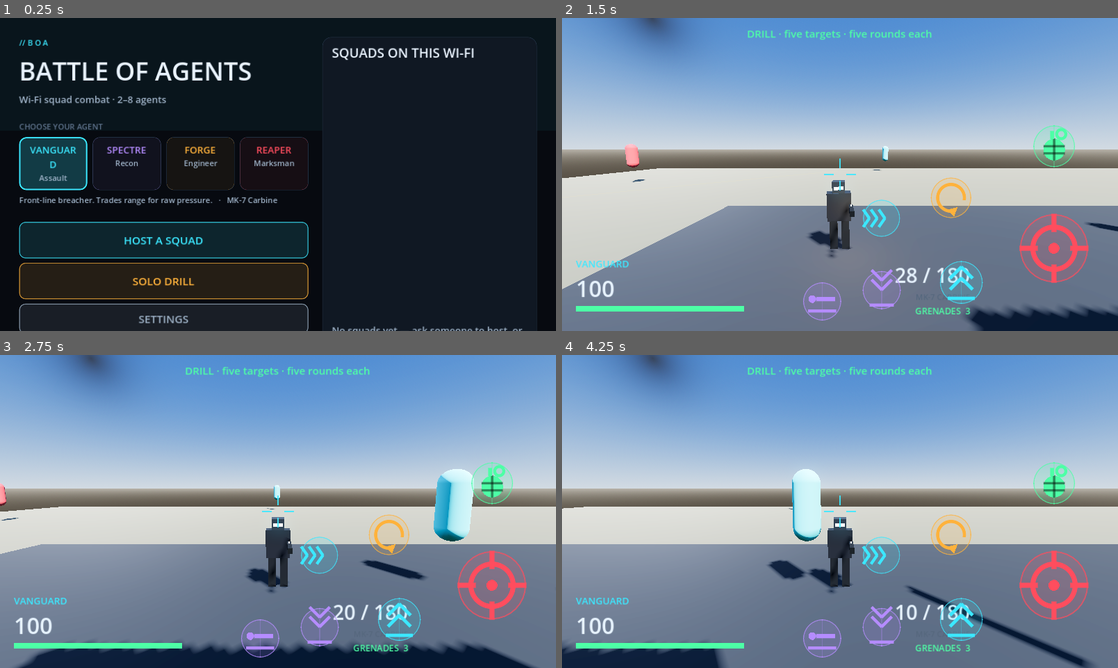
Above: before the commit, frames 1-4 (two rows, left to right).
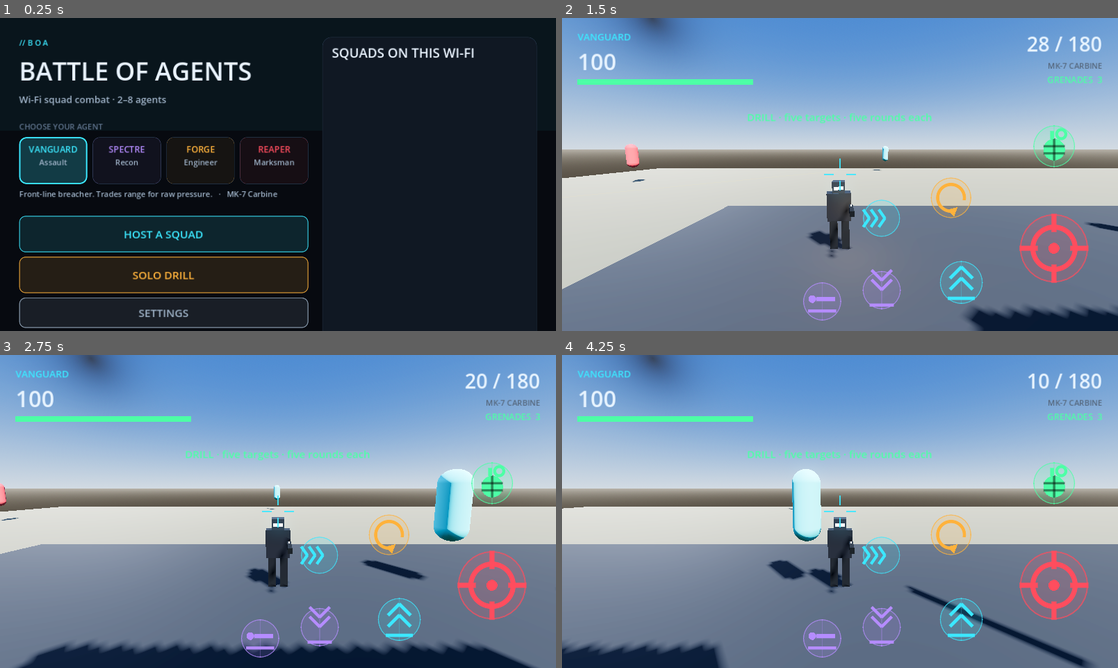
Above: after the commit, the same moments.

Repository: ElyasOmarcodes/My-Game
Game: Godot game, scene res://scenes/Main.tscn
Same seed, same stepped clock (60 frames per second), same inputs: the game is played once before the commit and once after it.
Inputs (mouse positions are in pixels of both pictures, inside the frame that each line leads up to):
- Up to frame 1 (0.25 s): no input
- Up to frame 2 (1.5 s): click "SOLO DRILL" at 0.5 s; tap Enter at 1.25 s; move the mouse to (962, 158) at 1.27 s; hold D from 1.28 s (still down); hold Ctrl from 1.28 s (still down); click (962, 158) at 1.42 s
- Up to frame 3 (2.75 s): tap Space at 1.52 s; release D at 2 s; release Ctrl at 2 s; drag from (166, 527) to (250, 574) at 2.02 s
- Up to frame 4 (4.25 s): move the mouse to (895, 442) at 2.77 s; hold D 2.78-3.5 s; hold Ctrl 2.78-3.5 s; drag from (812, 574) to (673, 464) at 3.52 s

The runs differ from the first frame. In frame 1, 8.3% of the frame differs, in the area x 3-94%, y 40-100%; in frame 2, 3.2%; in frame 3, 3.2%; in frame 4, 3.2%.

Commit message:
Give the agents real guns, and move the readouts off the thumbs
Build 18's line-up still showed swords and an orb. The mirror's four "weapon"
folders — spaceshooter, topdown-shooter, weaponpack_assets — are 2D sprite packs
and yielded zero models each, and no larger free 3D gun pack is reachable from
this build. Kenney's own FPS starter kit is, and it ships two gun bodies and
recorded gunshots, both CC0.

Five weapons are built from those two: a blaster silhouette for the carbine, the
marksman rifle and the sidearm, a repeater for the SMG and the shotgun, each at
its own length, in its own colour, with its own voice. Fitting by length rather
than height matters here — a gun is longer than it is tall, and fitting by
height made a pistol and a rifle come out the same size.

Sound now scans the audio folder instead of naming files, so Kenney's recordings
and the synthesised voices are picked up the same way.

The HUD's readouts move to the top of the screen. They were sitting in the
bottom corners underneath the new buttons — and since the player can drag those
anywhere along the bottom, nothing fixed can safely live there.

A map committed to a maps/ folder in the repository is now used ahead of any
URL. Both supplied links failed on the runner, which has open internet, so a
committed file is the one route that cannot expire.

Co-Authored-By: Claude Opus 5 <noreply@anthropic.com>
Claude-Session: https://claude.ai/code/session_0119TpATQDcJ6F48dj6VQkgu

Diff:
--- a/godot/scripts/game/agent_catalog.gd
+++ b/godot/scripts/game/agent_catalog.gd
@@ -33,38 +33,50 @@
 	},
 ]
 
+## Five weapons from two gun bodies.
+##
+## Kenney's FPS kit is the only free 3D gun pack this build can reach, and it
+## ships a blaster and a repeater. Rather than hand four agents the same model,
+## each weapon takes a silhouette, a size, a colour and a voice of its own —
+## which is what tells them apart in a fight anyway.
 const WEAPONS := [
 	{
 		"id": "carbine", "name": "MK-7 Carbine", "class": "Assault rifle",
 		"damage": 20.0, "rate": 8.5, "spread": 0.014, "clip": 30, "reserve": 180,
 		"reload": 1.7, "range": 120.0, "kick": 1.15,
-		"model_hint": "blasterD", "voice": "rifle",
+		"model_hint": "blaster.glb", "model_size": 0.62,
+		"tint": Color("#9FB9CC"), "voice": "blaster",
 	},
 	{
 		"id": "smg", "name": "Wasp SMG", "class": "Submachine gun",
 		"damage": 20.0, "rate": 13.0, "spread": 0.028, "clip": 35, "reserve": 210,
 		"reload": 1.4, "range": 62.0, "kick": 0.85,
-		"model_hint": "blasterE", "voice": "smg",
+		"model_hint": "blaster-repeater", "model_size": 0.50,
+		"tint": Color("#B58CFF"), "voice": "blaster_repeater",
 	},
 	{
 		"id": "shotgun", "name": "Breaker 12", "class": "Shotgun",
 		"damage": 20.0, "rate": 1.9, "spread": 0.070, "clip": 8, "reserve": 56,
 		"reload": 2.6, "range": 28.0, "kick": 3.1,
-		"model_hint": "blasterB", "voice": "shotgun",
+		"model_hint": "blaster-repeater", "model_size": 0.78,
+		"tint": Color("#C0763C"), "voice": "shotgun",
 	},
 	{
 		"id": "sniper", "name": "Longshot", "class": "Marksman rifle",
 		"damage": 50.0, "rate": 1.1, "spread": 0.002, "clip": 6, "reserve": 36,
 		"reload": 2.4, "range": 260.0, "kick": 3.6,
-		"model_hint": "blasterK", "voice": "sniper",
+		"model_hint": "blaster.glb", "model_size": 0.92,
+		"tint": Color("#3E4A57"), "voice": "sniper",
 	},
 	{
 		"id": "sidearm", "name": "Vex 9", "class": "Sidearm",
 		"damage": 20.0, "rate": 5.5, "spread": 0.020, "clip": 15, "reserve": 90,
 		"reload": 1.2, "range": 48.0, "kick": 1.0,
-		"model_hint": "blasterA", "voice": "pistol",
+		"model_hint": "blaster.glb", "model_size": 0.38,
+		"tint": Color("#D8D2C4"), "voice": "pistol",
 	},
 ]
+
 
 static func agent(id: String) -> Dictionary:
 	for entry in AGENTS:
--- a/godot/scripts/game/model_utils.gd
+++ b/godot/scripts/game/model_utils.gd
@@ -155,6 +155,20 @@
 		return attachment
 	return null
 
+## Scales a node so its longest side measures `target` world units, undoing the
+## scale it inherited. A gun is longer than it is tall, so fitting it by height
+## makes a rifle and a pistol come out the same size.
+static func fit_length_world(node: Node3D, target: float) -> void:
+	var bounds := _bounds_without_tree(node)
+	var longest := maxf(maxf(bounds.size.x, bounds.size.y), bounds.size.z)
+	if longest <= 0.0001:
+		return
+	var inherited := 1.0
+	var parent := node.get_parent_node_3d()
+	if parent != null:
+		inherited = maxf(parent.global_transform.basis.get_scale().y, 0.0001)
+	node.scale = Vector3.ONE * (target / longest / inherited)
+
 ## Scales a node so it measures `target` in world units, undoing whatever scale
 ## it inherited from its parents. Needs the node to be inside the tree.
 static func fit_height_world(node: Node3D, target: float) -> void:
--- a/godot/scripts/game/player.gd
+++ b/godot/scripts/game/player.gd
@@ -206,11 +206,25 @@
 				hand.add_child(instance)
 			else:
 				_muzzle.add_child(instance)
-			ModelUtils.fit_height_world(instance, 0.6)
+			# Two gun bodies carry five weapons, so size and colour are what
+			# separate a sidearm from a marksman rifle at a glance.
+			ModelUtils.fit_length_world(instance,
+				float(weapon_def.get("model_size", 0.6)))
+			_paint_weapon(instance, weapon_def.get("tint", Color.WHITE))
 	else:
 		_add_box(_muzzle, Vector3(0, 0, 0.2), Vector3(0.09, 0.12, 0.55), Color(0.08, 0.09, 0.1))
 		_add_box(_muzzle, Vector3(0, 0.08, 0.1), Vector3(0.03, 0.02, 0.1),
 			agent.get("accent", Color.CYAN), true)
+
+## Recolours the gun without hiding the model's own shading.
+func _paint_weapon(node: Node, tint: Color) -> void:
+	for child in node.get_children():
+		if child is MeshInstance3D:
+			var overlay := StandardMaterial3D.new()
+			overlay.albedo_color = Color(tint.r, tint.g, tint.b, 0.55)
+			overlay.transparency = BaseMaterial3D.TRANSPARENCY_ALPHA
+			(child as MeshInstance3D).material_overlay = overlay
+		_paint_weapon(child, tint)
 
 func _tint(node: Node) -> void:
 	# Team colour on the imported model, applied as an overlay so the kit's own
--- a/godot/scripts/game/sfx.gd
+++ b/godot/scripts/game/sfx.gd
@@ -7,22 +7,30 @@
 ## missing.
 
 const DIRECTORY := "res://assets/audio/"
-const VOICES := ["rifle", "smg", "shotgun", "sniper", "pistol", "explosion",
-	"reload", "empty"]
 
 var _clips: Dictionary = {}            # name -> AudioStream
 
+## Scans the audio folder rather than naming files, so a recording that the
+## build fetched and one this project synthesised are picked up the same way.
 func _ready() -> void:
-	for voice in VOICES:
-		# Both of these come back as Variant — a const array's element and
-		# load()'s return — and := cannot infer a type from one.
-		var path: String = DIRECTORY + String(voice) + ".wav"
+	var folder := DirAccess.open(DIRECTORY)
+	if folder == null:
+		print("[sfx] no audio folder — the game runs silent")
+		return
+
+	for file in folder.get_files():
+		var name := String(file).trim_suffix(".remap").trim_suffix(".import")
+		if not (name.ends_with(".wav") or name.ends_with(".ogg")):
+			continue
+		var path := DIRECTORY + name
 		if not ResourceLoader.exists(path):
 			continue
 		var clip: Resource = load(path)
 		if clip is AudioStream:
-			_clips[String(voice)] = clip
-	print("[sfx] %d of %d clips loaded" % [_clips.size(), VOICES.size()])
+			_clips[name.get_basename()] = clip
+
+	print("[sfx] %d clips: %s" % [_clips.size(),
+		", ".join(PackedStringArray(_clips.keys()))])
 
 func has(clip_name: String) -> bool:
 	return _clips.has(clip_name)
--- a/godot/scripts/ui/hud.gd
+++ b/godot/scripts/ui/hud.gd
@@ -36,13 +36,15 @@
 	root.add_child(controls)
 
 func _build_vitals(root: Control) -> void:
+	# Vitals and ammo sit along the top. The bottom of the screen belongs to the
+	# buttons, and those move wherever the player drags them, so anything fixed
+	# down there is one layout change away from being underneath a thumb.
 	var box := VBoxContainer.new()
-	box.position = Vector2(24, 0)
-	box.set_anchors_preset(Control.PRESET_BOTTOM_LEFT)
-	box.offset_top = -170
-	box.offset_left = 32
-	box.offset_right = 420
-	box.offset_bottom = -24
+	box.set_anchors_preset(Control.PRESET_TOP_LEFT)
+	box.offset_left = 36
+	box.offset_right = 440
+	box.offset_top = 28
+	box.offset_bottom = 190
 	box.mouse_filter = Control.MOUSE_FILTER_IGNORE
 	root.add_child(box)
 
@@ -61,12 +63,11 @@
 
 func _build_ammo(root: Control) -> void:
 	var box := VBoxContainer.new()
-	box.set_anchors_preset(Control.PRESET_BOTTOM_RIGHT)
-	box.offset_left = -700
-	box.offset_right = -340
-	box.offset_top = -160
-	box.offset_bottom = -32
-	box.alignment = BoxContainer.ALIGNMENT_END
+	box.set_anchors_preset(Control.PRESET_TOP_RIGHT)
+	box.offset_left = -420
+	box.offset_right = -36
+	box.offset_top = 28
+	box.offset_bottom = 190
 	box.mouse_filter = Control.MOUSE_FILTER_IGNORE
 	root.add_child(box)
 
@@ -93,7 +94,7 @@
 func _build_banner(root: Control) -> void:
 	_banner = Label.new()
 	_banner.set_anchors_preset(Control.PRESET_CENTER_TOP)
-	_banner.offset_top = 18
+	_banner.offset_top = 210
 	_banner.offset_left = -300
 	_banner.offset_right = 300
 	_banner.horizontal_alignment = HORIZONTAL_ALIGNMENT_CENTER
--- a/godot/scripts/ui/main_menu.gd
+++ b/godot/scripts/ui/main_menu.gd
@@ -109,8 +109,12 @@
 	var column := VBoxContainer.new()
 	column.add_theme_constant_override("separation", 2)
 	card.add_child(column)
-	column.add_child(UiTheme.label(String(entry["name"]).to_upper(),
-		UiTheme.SIZE_BODY, accent, HORIZONTAL_ALIGNMENT_CENTER))
+	# No wrapping: "VANGUARD" broke across two lines on a four-card row.
+	var title := UiTheme.label(String(entry["name"]).to_upper(),
+		UiTheme.SIZE_SMALL + 2, accent, HORIZONTAL_ALIGNMENT_CENTER)
+	title.autowrap_mode = TextServer.AUTOWRAP_OFF
+	title.clip_text = true
+	column.add_child(title)
 	column.add_child(UiTheme.label(String(entry["role"]), UiTheme.SIZE_SMALL,
 		UiTheme.TEXT_MID, HORIZONTAL_ALIGNMENT_CENTER))
 
@@ -177,7 +181,7 @@
 		child.queue_free()
 
 	if rooms.is_empty():
-		_status.text = "No squads yet — ask someone to host, or host it yourself."
+		_status.text = "No squads yet."
 		return
 
 	_status.text = "%d squad%s found" % [rooms.size(), "" if rooms.size() == 1 else "s"]
Not shown, changed: tools/fetch_assets.sh
